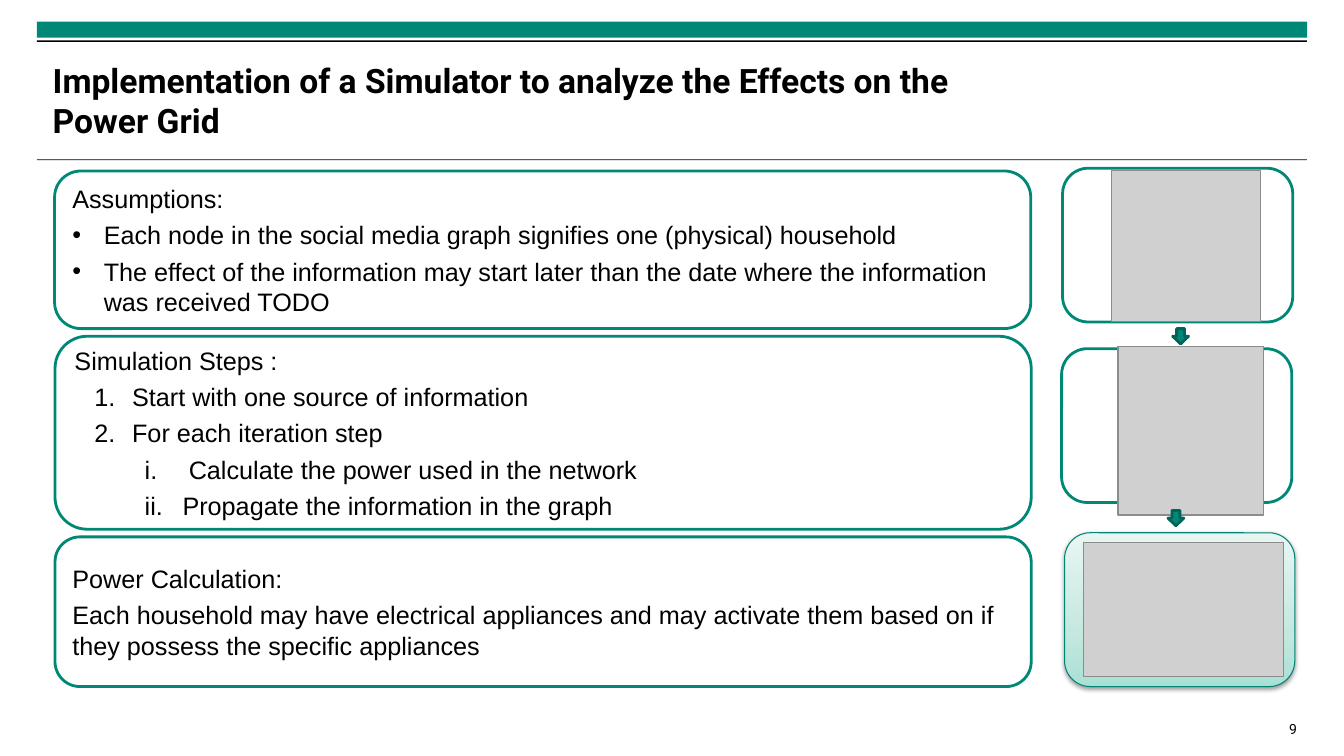
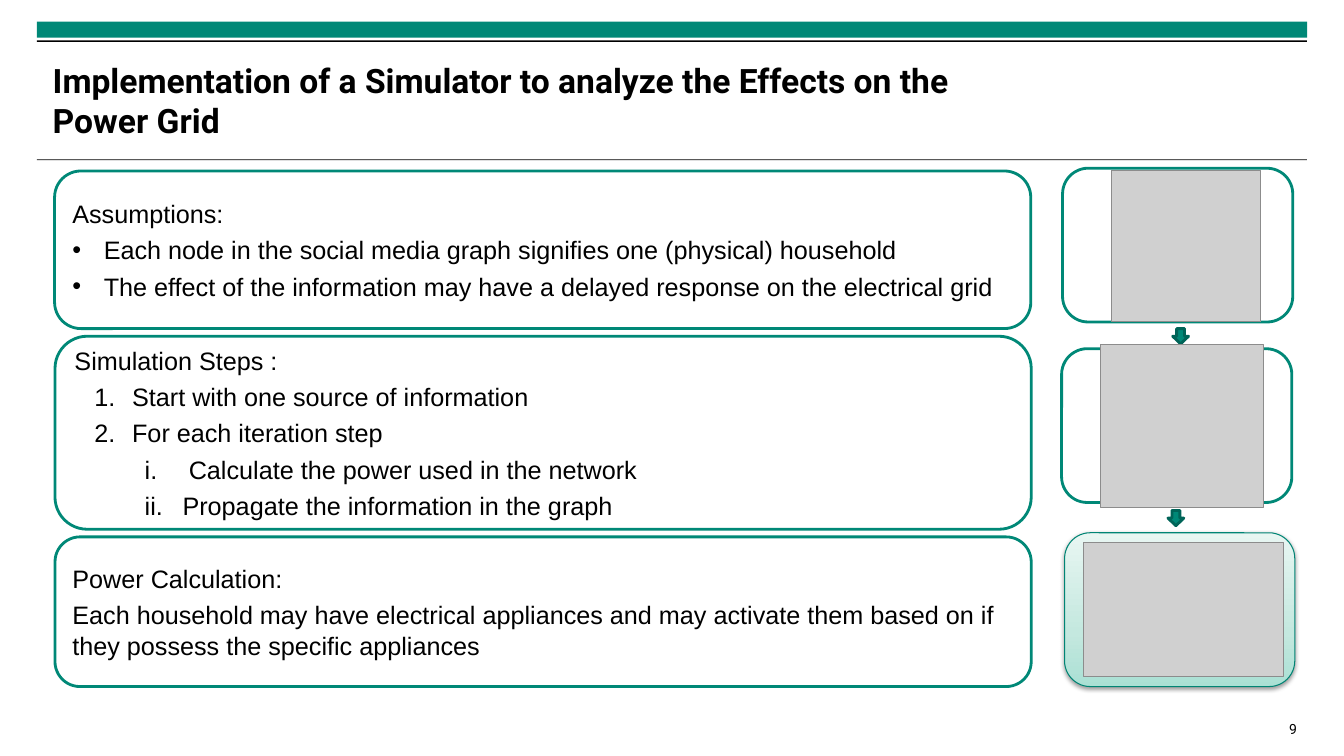
Before and after one commit to isabella-grieser/Modeling-and-Monitoring-Social-Media-Dynamics-to-predict-Electricity-Demand-Peaks, a slide deck: slide 9 of presentations/Zwischenpräsentation.pptx. Drawn at 1344x756 pixels with LibreOffice and Linux fonts; fonts in the diff are those of the drawing; grey boxes stand for pictures; background and template pictures are left out. Boxes give left, top, right and bottom in pixels: in the first picture for what was removed or moved away, otherwise in the second. Text is boxed around its words. In the diff, an @@ line names an element or a change of style, - is before the commit and + after.

```diff
--- a/presentations/Zwischenpräsentation.pptx
+++ b/presentations/Zwischenpräsentation.pptx
@@ text in rounded rectangle at <box>104,277,992,301</box>: text changed @@
-• The effect of the information may start later than the date where the information was received TODO
+• The effect of the information may have a delayed response on the electrical grid
@@ picture: place and size @@
-picture at <box>1118,347,1263,515</box>
+picture at <box>1101,345,1264,507</box>
```
Also in this commit, not shown: 6 other slides changed, 9 other files.
